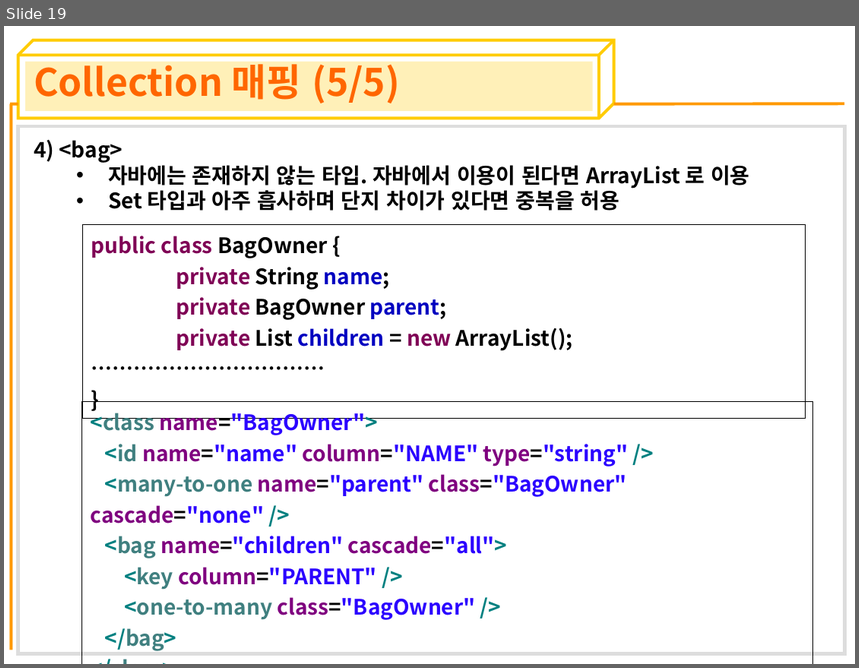
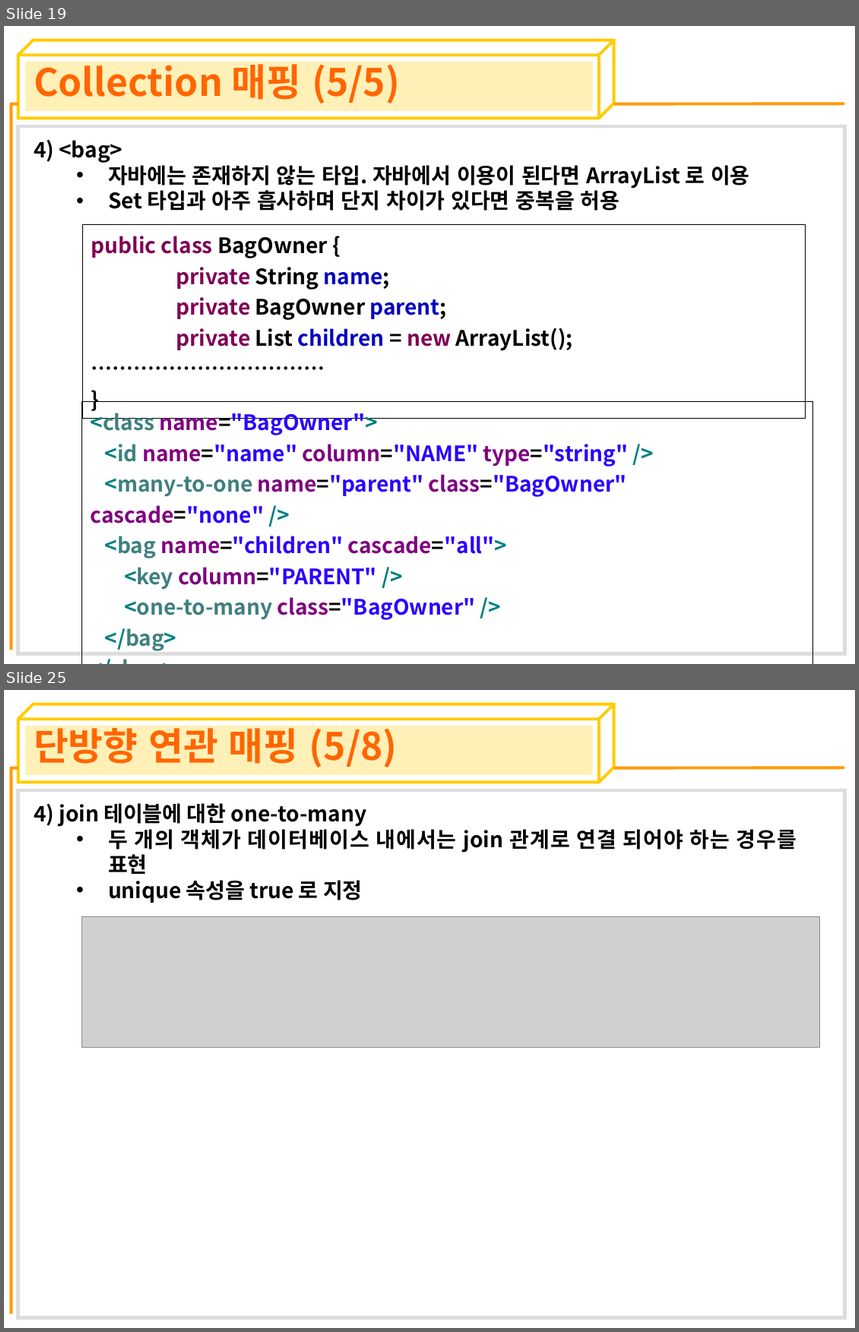
Before and after one commit to crazyjin7/sds-java-framework, a slide deck: FrameworkWeb/doc/PPT/08장_ORMapping.ppt. Shown one above the other, each under a label of ours: slide 19 before the commit, slides 19 and 25 after it; the slides between them are not shown. The pictures are 859x668 and 859x1332 pixels, drawn with LibreOffice and Linux fonts; fonts in the diff are those of the drawing; grey boxes stand for pictures. Boxes give left, top, right and bottom in pixels: in the first picture for what was removed or moved away, otherwise in the second. Text is boxed around its words. In the diff, an @@ line names an element or a change of style, - is before the commit and + after.

```diff
--- a/FrameworkWeb/doc/PPT/08장_ORMapping.ppt
+++ b/FrameworkWeb/doc/PPT/08장_ORMapping.ppt
@@ slide 25 added at [4,690,855,1328], background #FFFFFF; not listed: 6 template elements that a slide beside it also shows @@
@@ title added at [34,722,398,768], 32 pt, text #FF6600, bold @@
+단방향 연관 매핑 (5/8)
@@ text added at [34,803,797,903], 18 pt, text #000000, bold @@
+4) join 테이블에 대한 one-to-many
+  • 두 개의 객체가 데이터베이스 내에서는 join 관계로 연결 되어야 하는 경우를 표현
+  • unique 속성을 true 로 지정
@@ picture added at [82,917,820,1047] @@
```
Also in this commit, not shown: 22 other slides added, 1 other file.
